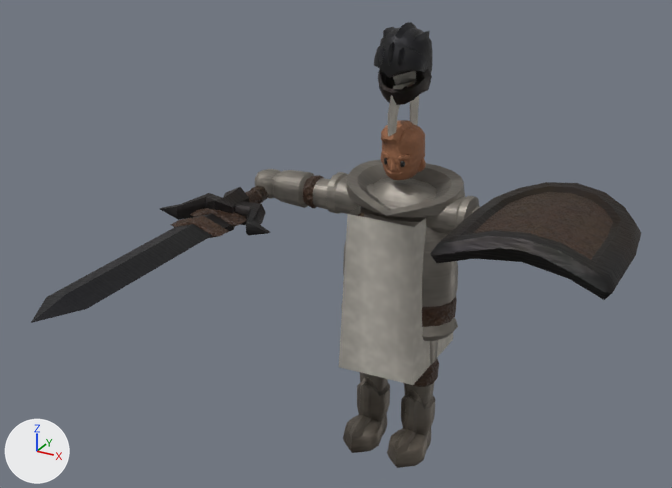
The glTF model csharp/Unciv.Godot/Packs/units/models/unit/Samurai.glb as it was, and as the next commit left it.
Camera for both pictures: a 50 mm camera at (0.709, -1.554, 1.215) aimed at (-0.016, -0.236, 0.556). The lights are fixed; the arrows at lower left show +X, +Y and +Z. The first picture is the older version. Where no turn or scale is listed for an object, it has been applied to the vertices.

In view in the first picture: '2H_Sword', 'Badge_Shield', 'Knight_Helmet', 'Warrior'.
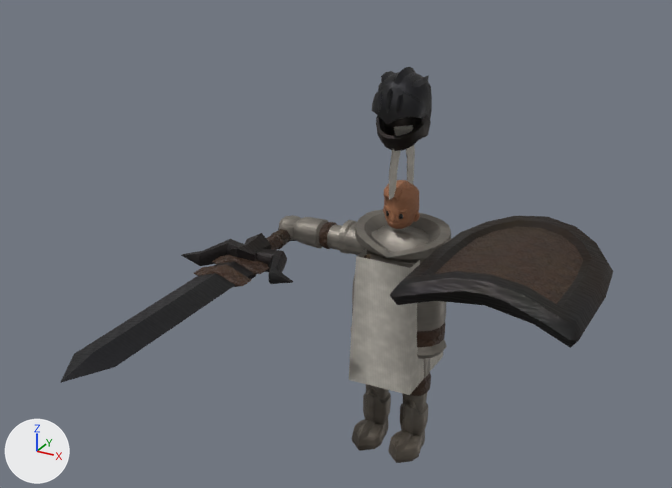
The change in detail:
Object 'Warrior' (ob_warrior) moves from (0.0, 0.0, -0.009) to (0.0, 0.0, -0.008).
Object 'Warrior' (ob_warrior) is rescaled from (0.365, 0.365, 0.365) to (0.304, 0.304, 0.304).
Object 'Badge_Shield' (ob_badge_shield) moves from (0.309, -0.061, 0.585) to (0.257, -0.067, 0.501).
Object 'Badge_Shield' (ob_badge_shield) is rescaled from (0.347, 0.347, 0.347) to (0.376, 0.376, 0.376).
Object '2H_Sword' (ob_2h_sword) moves from (-0.309, -0.065, 0.53) to (-0.257, -0.071, 0.442).
Object 'Knight_Helmet' (ob_knight_helmet) moves from (0.0, 0.0, 0.773) to (0.0, 0.0, 0.685).
Object 'Knight_Helmet' (ob_knight_helmet) is rescaled from (0.0913, 0.0986, 0.106) to (0.0951, 0.103, 0.11).

Changed parts and their boxes [x1, y1, x2, y2] in the pictures (672 x 488 px):
'Warrior', moved, rescaled (23% narrower, 15% shorter): before [255, 71, 480, 468]; after [279, 125, 452, 463]
'Badge_Shield', moved, rescaled (12% taller): before [430, 182, 641, 300]; after [390, 216, 613, 348]
'2H_Sword', moved: before [31, 186, 270, 323]; after [60, 228, 296, 383]
'Knight_Helmet', moved, rescaled: before [374, 22, 432, 105]; after [372, 67, 432, 151]
